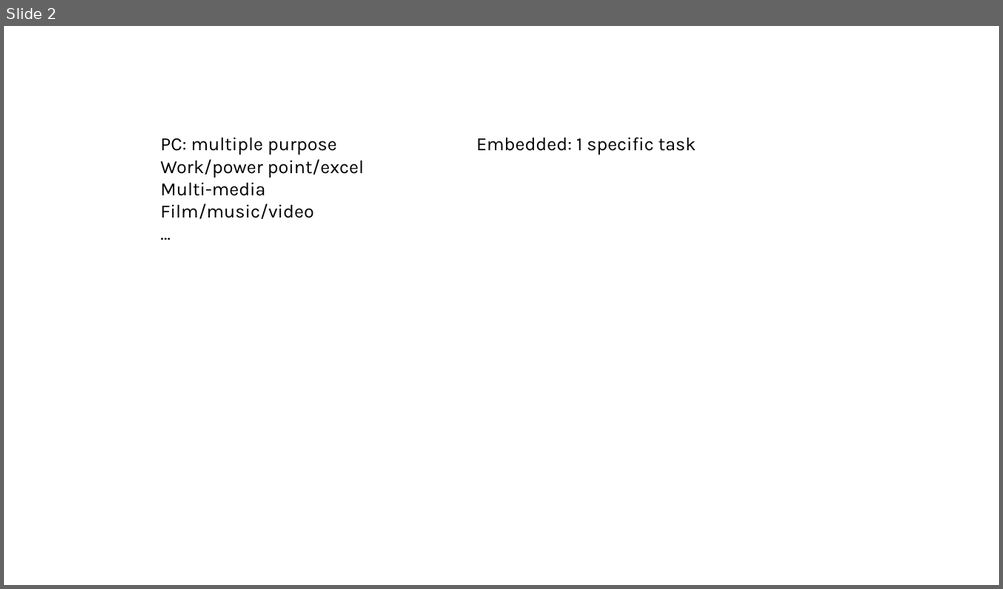
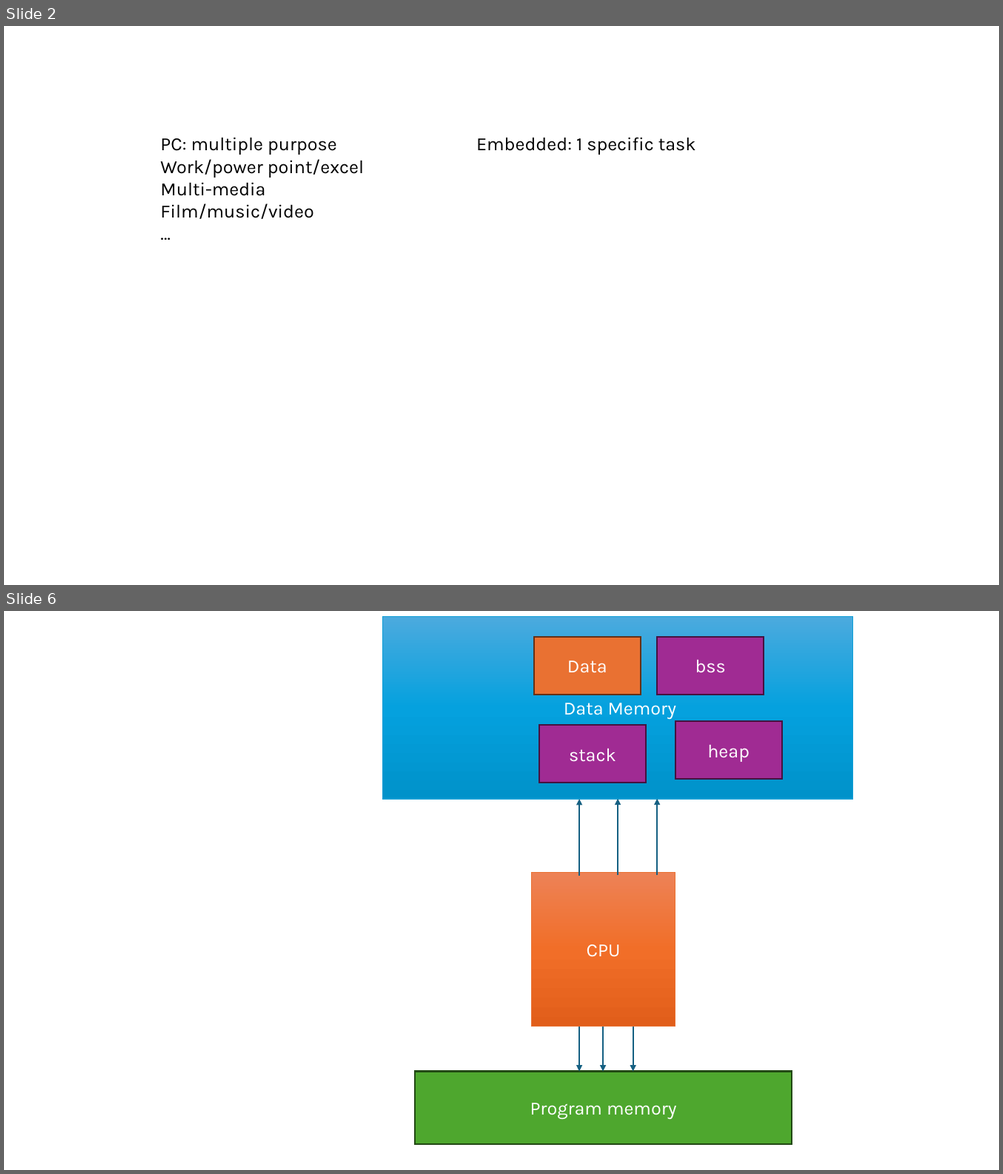
Before and after one commit to DKensin/Mentor, a slide deck: Slide/MicroController/01.Scratch.pptx. Shown one above the other, each under a label of ours: slide 2 before the commit, slides 2 and 6 after it; the slides between them are not shown. The pictures are 1003x589 and 1003x1174 pixels, drawn with LibreOffice and Linux fonts; fonts in the diff are those of the drawing. Boxes give left, top, right and bottom in pixels: in the first picture for what was removed or moved away, otherwise in the second. Text is boxed around its words. In the diff, an @@ line names an element or a change of style, - is before the commit and + after.

```diff
--- a/Slide/MicroController/01.Scratch.pptx
+++ b/Slide/MicroController/01.Scratch.pptx
@@ slide 6 added at [4,611,999,1170], background #FFFFFF @@
@@ rectangle added at [383,617,853,800], fill gradient #4CAADF to #05A2DF to #0092CB, outline #0F9ED5 1 pt, 18 pt, text #FFFFFF @@
+Data Memory
@@ rectangle added at [534,636,640,694], fill #E97132, outline #663216 1.5 pt, 18 pt, text #FFFFFF @@
+Data
@@ rectangle added at [657,636,763,694], fill #A02B93, outline #461340 1.5 pt, 18 pt, text #FFFFFF @@
+bss
@@ rectangle added at [674,721,782,779], fill #A02B93, outline #461340 1.5 pt, 18 pt, text #FFFFFF @@
+heap
@@ rectangle added at [539,725,646,783], fill #A02B93, outline #461340 1.5 pt, 18 pt, text #FFFFFF @@
+stack
@@ arrow added from (579, 876) to (579, 799), #156082 1.5 pt @@
@@ arrow added from (617, 876) to (617, 799), #156082 1.5 pt @@
@@ arrow added from (657, 876) to (657, 799), #156082 1.5 pt @@
@@ rectangle added at [532,873,674,1027], fill gradient #ED8257 to #F26E29 to #E25F1A, outline #E97132 1 pt, 18 pt, text #FFFFFF @@
+CPU
@@ arrow added from (579, 1027) to (579, 1072), #156082 1.5 pt @@
@@ arrow added from (603, 1027) to (603, 1072), #156082 1.5 pt @@
@@ arrow added from (633, 1027) to (633, 1072), #156082 1.5 pt @@
@@ rectangle added at [415,1072,792,1145], fill #4EA72E, outline #224914 1.5 pt, 18 pt, text #FFFFFF @@
+Program memory
```
Also in this commit, not shown: 2 slides changed, 2 other slides added.
